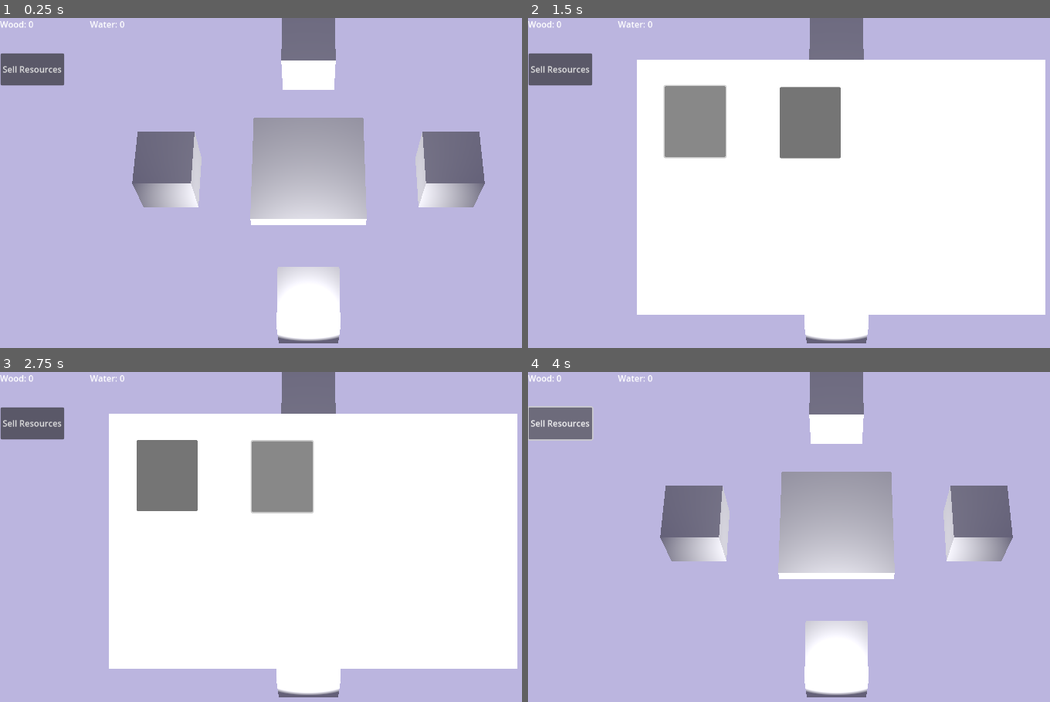
Above: before the commit, frames 1-4 (two rows, left to right).
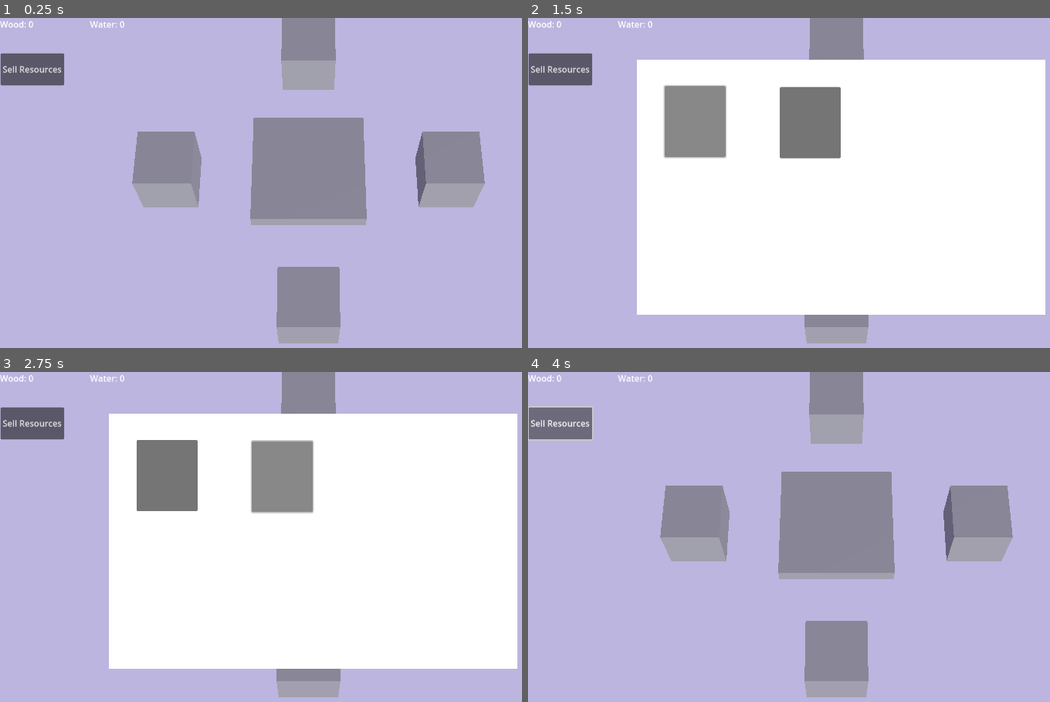
Above: after the commit, the same moments.

Repository: taiyo-harenohi/MODE
Game: Godot game, scene res://scenes/main.tscn
The game is run twice, just before and just after one commit, with the same random seed, the same clock (stepped at 60 frames per second) and the same inputs.
Inputs (mouse positions are in pixels of both pictures, inside the frame that each line leads up to):
- Up to frame 1 (0.25 s): no input
- Up to frame 2 (1.5 s): click "Sell Resources" at 0.5 s; click (695, 120) at 1.25 s
- Up to frame 3 (2.75 s): click (281, 477) at 2 s
- Up to frame 4 (4 s): click (929, 477) at 2.75 s; click "Sell Resources" at 3.5 s

The runs differ from the first frame. In frame 1, 14% of the frame differs, in the area x 25-93%, y 0-99%; in frame 2, 1.6%; in frame 3, 1.6%; in frame 4, 14%.
Error after the commit: Attempt to call function 'connect' in base 'null instance' on a null instance. (res://scripts/Platform.gd:22)

Commit message:
Functional goals (i hope); now working on generation of "stone platform"

Diff:
--- a/scenes/main.tscn
+++ b/scenes/main.tscn
@@ -20,10 +20,6 @@
 transform = Transform3D(1, 0, 0, 0, 0.422618, 0.906308, 0, -0.906308, 0.422618, 0, 5, 2.5)
 fov = 25.0
 script = ExtResource("1_w78d5")
-
-[node name="SpotLight3D" type="SpotLight3D" parent="Camera3D"]
-transform = Transform3D(1, 0, 0, 0, 0.641704, -0.766953, 0, 0.766953, 0.641704, 0, -1.04452, -4.71863)
-light_energy = 10.697
 
 [node name="UI" type="Control" parent="."]
 layout_mode = 3
@@ -33,101 +29,106 @@
 offset_bottom = 5.0
 script = ExtResource("3_82hg2")
 
-[node name="wood_label" type="Label" parent="UI"]
+[node name="resources_labels" type="Control" parent="UI"]
+anchors_preset = 0
+offset_right = 40.0
+offset_bottom = 40.0
+
+[node name="wood_label" type="Label" parent="UI/resources_labels"]
 layout_mode = 1
 anchors_preset = -1
 anchor_right = 0.209
 anchor_bottom = 0.115
-offset_right = -0.350006
-offset_bottom = -0.0950012
+offset_right = 54.64
+offset_bottom = 18.4
 text = "Wood: 0"
 
-[node name="water_label" type="Label" parent="UI"]
+[node name="water_label" type="Label" parent="UI/resources_labels"]
 layout_mode = 1
 anchors_preset = -1
 anchor_left = 0.146
 anchor_right = 0.355
 anchor_bottom = 0.115
-offset_left = 0.0999908
-offset_right = -0.250031
-offset_bottom = -0.0950012
+offset_left = 162.16
+offset_right = 218.8
+offset_bottom = 18.4
 text = "Water: 0"
 
-[node name="stone_label" type="Label" parent="UI"]
+[node name="stone_label" type="Label" parent="UI/resources_labels"]
 visible = false
 layout_mode = 1
 anchors_preset = -1
 anchor_left = 0.267
 anchor_right = 0.476
 anchor_bottom = 0.115
-offset_left = -0.0500183
+offset_left = 296.32
 offset_top = -1.0
-offset_right = -0.400024
-offset_bottom = -0.0950012
+offset_right = 349.96
+offset_bottom = 17.4
 text = "Stone: 0"
 
-[node name="coal_label" type="Label" parent="UI"]
+[node name="coal_label" type="Label" parent="UI/resources_labels"]
 visible = false
 layout_mode = 1
 anchors_preset = -1
 anchor_left = 0.41
 anchor_right = 0.619
 anchor_bottom = 0.116
-offset_left = 0.499969
+offset_left = 455.6
 offset_top = 1.0
-offset_right = 0.149963
-offset_bottom = 0.251999
+offset_right = 499.24
+offset_bottom = 19.36
 text = "Coal: 0"
 
-[node name="gem_label" type="Label" parent="UI"]
+[node name="gem_label" type="Label" parent="UI/resources_labels"]
 visible = false
 layout_mode = 1
 anchors_preset = -1
 anchor_left = 0.505
 anchor_right = 0.714
 anchor_bottom = 0.116
-offset_left = 0.25
+offset_left = 560.8
 offset_top = 1.0
-offset_right = -0.100037
-offset_bottom = 0.251999
+offset_right = 606.44
+offset_bottom = 19.36
 text = "Gem: 0"
 
-[node name="iron_label" type="Label" parent="UI"]
+[node name="iron_label" type="Label" parent="UI/resources_labels"]
 visible = false
 layout_mode = 1
 anchors_preset = -1
 anchor_left = 0.626
 anchor_right = 0.835
 anchor_bottom = 0.116
-offset_left = 0.0999756
-offset_right = -0.250061
-offset_bottom = 0.251999
+offset_left = 694.96
+offset_right = 736.6
+offset_bottom = 18.36
 text = "Iron: 0"
 
-[node name="meat_label" type="Label" parent="UI"]
+[node name="meat_label" type="Label" parent="UI/resources_labels"]
 visible = false
 layout_mode = 1
 anchors_preset = -1
 anchor_left = 0.77
 anchor_right = 0.978
 anchor_bottom = 0.118
-offset_left = -0.500061
+offset_left = 854.2
 offset_top = 2.0
-offset_right = 0.299927
-offset_bottom = -0.0540085
+offset_right = 903.88
+offset_bottom = 20.28
 text = "Meat: 0"
 
-[node name="people_label" type="Label" parent="UI"]
+[node name="people_label" type="Label" parent="UI/resources_labels"]
 visible = false
 layout_mode = 1
 anchors_preset = -1
 anchor_left = 0.876
 anchor_right = 1.084
 anchor_bottom = 0.116
-offset_left = -0.400024
+offset_left = 971.96
 offset_top = 1.0
-offset_right = 0.399902
-offset_bottom = 0.251999
+offset_right = 1034.64
+offset_bottom = 19.36
 text = "People: 0"
 
 [node name="coins" type="Label" parent="UI"]
@@ -281,6 +282,9 @@
 [node name="WorldEnvironment" type="WorldEnvironment" parent="."]
 environment = SubResource("Environment_msx1m")
 
+[node name="DirectionalLight3D" type="DirectionalLight3D" parent="WorldEnvironment"]
+transform = Transform3D(0.584516, -0.682828, 0.438277, 0.546311, 0.73058, 0.409631, -0.599904, 0, 0.800072, 1.17468, 14.9347, 0)
+
 [connection signal="pressed" from="UI/shop" to="Camera3D" method="_on_shop_pressed"]
 [connection signal="pressed" from="UI/sell" to="Camera3D" method="_on_shop_pressed"]
 [connection signal="pressed" from="UI/sell" to="Camera3D" method="_on_sell_pressed"]
--- a/scripts/Camera3D.gd
+++ b/scripts/Camera3D.gd
@@ -27,7 +27,7 @@
 }
 
 # TODO: when hitting goal, adds to this the new resources types
-# types to come -- stone, gemstones and coal, iron/copper/gold/iridium ore, deers and rabbits and chicken -> meat,
+# types to come -- stone, gemstones and coal, iron, deers and rabbits and chicken -> meat,
 # energy from solar panels, people (their houses, so stone, wood etc. from it too
 var amountSold:Dictionary = {
 	"wood": 0,
@@ -77,18 +77,24 @@
 		_sellWindow.hide()
 
 func _on_sell_wood_pressed():
+	if _handlerResources.crntAmount["wood"] == 0:
+		return
 	coins += selling_price("wood")
 	_coins.text = str("Coins: ", coins)
 
 func _on_sell_water_pressed():
+	if _handlerResources.crntAmount["water"] == 0:
+		return
 	coins += selling_price("water")
 	_coins.text = str("Coins: ", coins)
 
 func selling_price(type) -> float:
 	amountSold[type] += _handlerResources.total[type]
 	_handlerResources.changeResourceAmount(type)
-	if resourcePrice[type] > 0.75:
-		resourcePrice[type] -= amountSold[type] / 100
+	if resourcePrice[type] > 0.5:
+		resourcePrice[type] -= amountSold[type] / 100.0
+		print(amountSold[type]/100.0)
+		print(resourcePrice)
 	return amountSold[type] * resourcePrice[type]
 
 func _on_shop_pressed():
@@ -103,6 +109,7 @@
 	if coins >= prices["rooftop"]:
 		print("better roof")
 		coins -= prices["rooftop"]
+		_coins.text = str("Coins: ", coins)
 		prices["rooftop"] *= 2
 		# TODO:
 		# Simir´s new rooftop B-)
--- a/scripts/Goals.gd
+++ b/scripts/Goals.gd
@@ -21,18 +21,19 @@
 	"people"
 ]
 
-var newResourceValue:Array = [12, 5, 3, 5, 10, 20]
+var newResourceValue:Array = [[12, 7], [20, 7], [10, 3], [15, 5], [10, 3], [20, 3]]
 
 signal increaseMaxAmount
+signal addNew
 
 func _ready():
 	_handlerResources.connect("goalAchieved", goalAchieved)
 
 func goalAchieved(type, value):
 	var numberGoals = goals.size() - 1
-	if goals[type] <= value:
+	print(value)
+	if value >= goals[type]:
 		achieved[type] = value
-		print(type)
 	if achieved.size() == goals.size():
 		for key in achieved:
 			achieved.erase(key)
@@ -46,7 +47,10 @@
 		for goal in goals.values():
 			var rng = RandomNumberGenerator.new()
 			goal *= rng.randf_range(1.1, 2)
-		goals[newResource[0]] = newResourceValue[0]
+		goals[newResource[0]] = newResourceValue[0][0]
+		_handlerResources.create_new_resource(newResource[0], newResourceValue[0][1])
+		addNew.emit(newResource[0])
+		newResourceValue.erase(newResourceValue[0])
 		newResource.erase(newResource[0])
-		newResourceValue.erase(newResourceValue[0])
 		increaseMaxAmount.emit(progressTracker)
+		print(goals)
--- a/scripts/Platform.gd
+++ b/scripts/Platform.gd
@@ -4,12 +4,22 @@
 	"nothing": 6,
 	"wood": 53,
 	"water": 100,
+	"stone": 0,
+	"coal": 0,
+	"gems": 0,
+	"iron": 0,
+	"meat": 0,
+	"people": 0,
 }
 
 var resourcesList = {}
 var MIN_DISTANCE_BETWEEN_RESOURCES = 0.1
 
 @onready var _platform = $"ground"
+@onready var _handleGoals = get_tree().root.get_child(0).get_node("HandleGoals")
+
+func _ready():
+	_handleGoals.connect("addNew", changePrecentage)
 
 func detect_colliders(amountPlatforms, MAX_AMOUNT) -> int:
 	var arrows_to_delete = []
@@ -25,7 +35,6 @@
 	for arrow_to_delete in arrows_to_delete:
 		if arrow_to_delete.is_in_group("arrow"):
 			arrow_to_delete.queue_free()
-	print(amountPlatforms)
 	return amountPlatforms + 1
 
 # TODO: add other platforms to this
@@ -34,6 +43,7 @@
 	var probability = rng.randf_range(1, 100)
 	var type = ""
 
+	print(probability)
 	if in_between(0, probabilityDict["nothing"], probability):
 		print("generate nothing")
 	elif in_between(probabilityDict["nothing"], probabilityDict["wood"], probability):
@@ -42,6 +52,21 @@
 	elif in_between(probabilityDict["wood"], probabilityDict["water"], probability):
 		print("generate water")
 		type = "water"
+	elif in_between(probabilityDict["water"], probabilityDict["stone"], probability):
+		print("generate stone")
+		type = "stone"
+	elif in_between(probabilityDict["stone"], probabilityDict["coal"], probability):
+		print("generate coal")
+		type = "coal"
+	elif in_between(probabilityDict["coal"], probabilityDict["iron"], probability):
+		print("generate iron")
+		type = "iron"
+	elif in_between(probabilityDict["iron"], probabilityDict["meat"], probability):
+		print("generate meat")
+		type = "meat"
+	elif in_between(probabilityDict["meat"], probabilityDict["people"], probability):
+		print("generate people")
+		type = "people"
 
 	if type != "":
 		generate_resources(type)
@@ -58,6 +83,7 @@
 	var cube_scale = self.get_node("ground").global_transform.basis.get_scale()
 	var side_length = cube_scale.x / 2
 
+	print(type)
 	var path = str("res://scenes/", type, ".tscn")
 	var resource = load(path)
 	var i = 0
@@ -85,3 +111,41 @@
 func destroyResource(resource):
 	if resource.global_position in _platform.resourcesList.keys():
 		_platform.resourceList.remove(resource.global_position)
+
+func changePrecentage(type):
+	if _handleGoals.goals.size() == 3:
+		print(_handleGoals.goals.size())
+		probabilityDict["nothing"] = 8
+		probabilityDict["wood"] = 40
+		probabilityDict["water"] = 80
+		probabilityDict["stone"] = 100
+	elif _handleGoals.goals.size() == 5:
+		probabilityDict["nothing"] = 9
+		probabilityDict["wood"] = 35
+		probabilityDict["water"] = 60
+		probabilityDict["stone"] = 80
+		probabilityDict["coal"] = 100
+	elif _handleGoals.goals.size() == 6:
+		probabilityDict["nothing"] = 10
+		probabilityDict["wood"] = 20
+		probabilityDict["water"] = 40
+		probabilityDict["stone"] = 60
+		probabilityDict["coal"] = 80
+		probabilityDict["iron"] = 100
+	elif _handleGoals.goals.size() == 7:
+		probabilityDict["nothing"] = 10
+		probabilityDict["wood"] = 20
+		probabilityDict["water"] = 40
+		probabilityDict["stone"] = 60
+		probabilityDict["coal"] = 73
+		probabilityDict["iron"] = 85
+		probabilityDict["meat"] = 100
+	elif _handleGoals.goals.size() == 8:
+		probabilityDict["nothing"] = 12
+		probabilityDict["wood"] = 25
+		probabilityDict["water"] = 37
+		probabilityDict["stone"] = 48
+		probabilityDict["coal"] = 62
+		probabilityDict["iron"] = 74
+		probabilityDict["meat"] = 86
+		probabilityDict["people"] = 100
--- a/scripts/UI.gd
+++ b/scripts/UI.gd
@@ -1,8 +1,6 @@
 extends Control
 
-@onready var _wood_label = $"wood_label"
-@onready var _water_label = $"water_label"
-
+@onready var _labels = $resources_labels
 @onready var _handle = $"../HandleResources"
 
 func _ready():
@@ -12,7 +10,8 @@
 	pass
 
 func changeText(type, value):
-	if type == "wood":
-		_wood_label.text = str("Wood: ", value)
-	elif type == "water":
-		_water_label.text = str("Water: ", value)
+	for label in _labels.get_children():
+		if label.to_string().contains(type):
+			if !label.visible:
+				label.visible = true
+			label.text = str(type, ": ", value)
--- a/scripts/resource.gd
+++ b/scripts/resource.gd
@@ -1,6 +1,4 @@
 extends Node3D
-
-#TODO: send signal to change this
 
 signal changeText
 signal destroyResource
@@ -9,12 +7,12 @@
 
 var type = ""
 
-var rndMax = {
+var rndMax:Dictionary = {
 		"wood" : 4,
 		"water" : 3,
 	}
 
-var total = {
+var total:Dictionary = {
 	"wood" : 0,
 	"water" : 0
 }
@@ -32,8 +30,19 @@
 			type = "wood"
 		elif collied_object.is_in_group("water"):
 			type = "water"
-		total[type] += count_random(rndMax[type])
-		crntAmount[type] += count_random(rndMax[type])
+		elif collied_object.is_in_group("stone"):
+			type = "stone"
+		elif collied_object.is_in_group("coal"):
+			type = "coal"
+		elif collied_object.is_in_group("iron"):
+			type = "iron"
+		elif collied_object.is_in_group("meat"):
+			type = "meat"
+		elif collied_object.is_in_group("people"):
+			type = "people"
+		var addValue = count_random(rndMax[type])
+		total[type] += addValue
+		crntAmount[type] += addValue
 		if type != "":
 			changeText.emit(type, crntAmount[type])
 		goalAchieved.emit(type, total[type])
@@ -45,3 +54,10 @@
 func changeResourceAmount(type):
 	crntAmount[type] = 0
 	changeText.emit(type, crntAmount[type])
+
+func create_new_resource(type, max):
+	var rng = RandomNumberGenerator.new()
+	rndMax[type] = max
+	total[type] = 0
+	crntAmount[type] = 0
+	changeText.emit(type, crntAmount[type])
